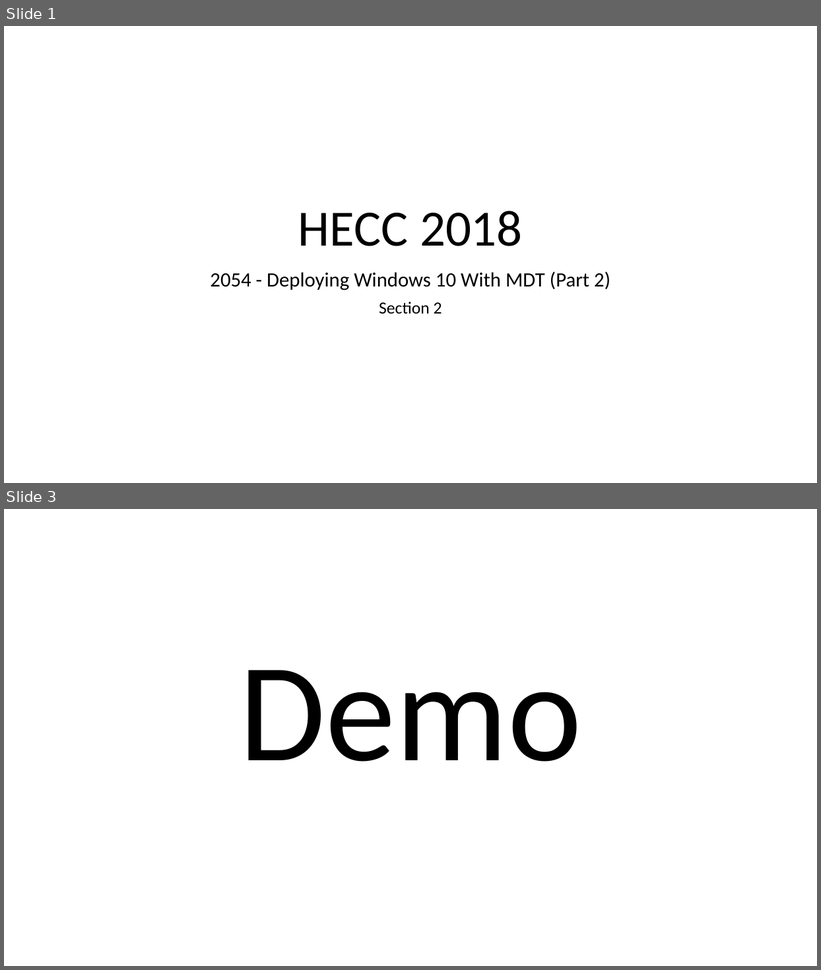
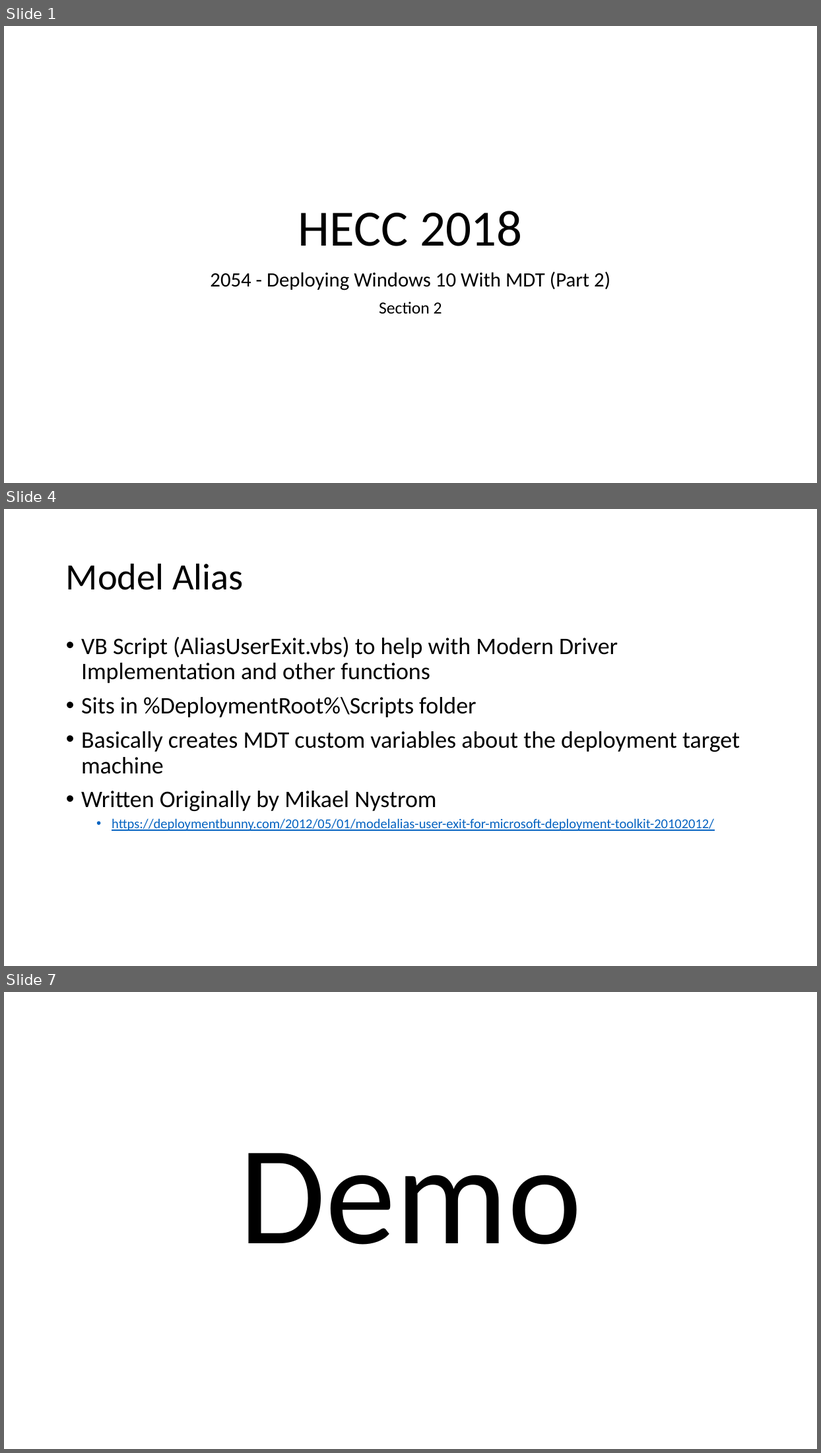
Before and after one commit to fydexx/HECC-2018, a slide deck: Part_02/Section02.pptx. Shown one above the other, each under a label of ours: slides 1 and 3 before the commit, slides 1, 4 and 7 after it; the slides between them are not shown. The pictures are 821x970 and 821x1453 pixels, drawn with LibreOffice and Linux fonts; fonts in the diff are those of the drawing. Boxes give left, top, right and bottom in pixels: in the first picture for what was removed or moved away, otherwise in the second. Text is boxed around its words. In the diff, an @@ line names an element or a change of style, - is before the commit and + after.

```diff
--- a/Part_02/Section02.pptx
+++ b/Part_02/Section02.pptx
@@ slide 4 added at [4, 509, 817, 966], background #FFFFFF @@
@@ title added at [66, 563, 244, 590], 44 pt, text #000000 @@
+Model Alias
@@ text added at [81, 637, 740, 831], 28 pt, text #000000 @@
+• VB Script (AliasUserExit.vbs) to help with Modern Driver Implementation and other functions
+• Sits in %DeploymentRoot%\Scripts folder
+• Basically creates MDT custom variables about the deployment target machine
+• Written Originally by Mikael Nystrom
+  • https://deploymentbunny.com/2012/05/01/modelalias-user-exit-for-microsoft-deployment-toolkit-20102012/
@@ what was slide 3 is now slide 7 @@
```
Also in this commit, not shown: 1 slide changed, 3 other slides added.
